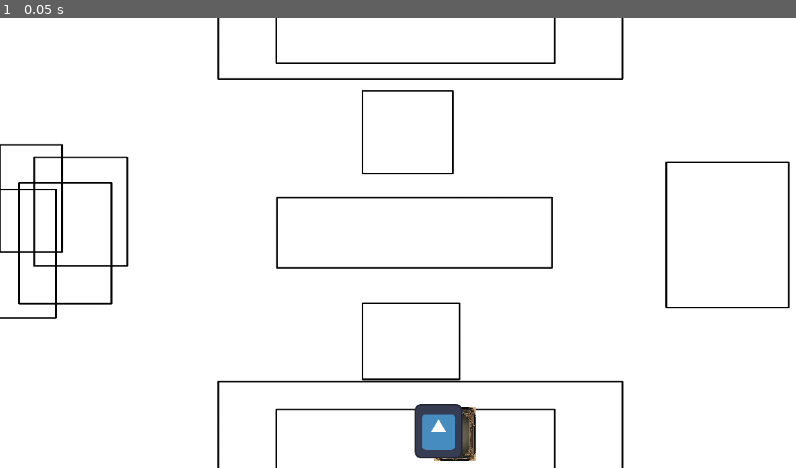
Above: before the commit, frame 1.
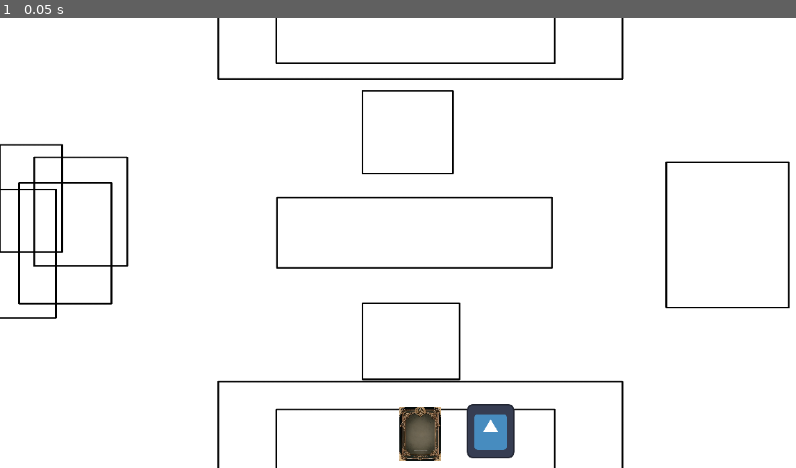
Above: after the commit, the same moment.

Repository: Egonef/ClaimOP
Game: Godot game, scene res://Tablero.tscn
Same seed, same stepped clock (60 frames per second), same inputs: the game is played once before the commit and once after it. The engine's default icon, where the game draws it, is replaced by a stand-in: a white triangle on a blue panel in a dark square.
Inputs:
- Up to frame 1 (0.05 s): no input

The runs differ from the first frame. In frame 1, 1.8% of the frame differs, in the area x 50-65%, y 85-99%.

Commit message:
OLEEEEEEEEEEEEEE

Diff:
--- a/Scripts/handManager.gd
+++ b/Scripts/handManager.gd
@@ -1,16 +1,17 @@
 extends Area2D
 
-var manoxposition = position.x
 
-var vectorPosiciones = [manoxposition, manoxposition + 50]
+var vectorPosiciones = [{"xposition": position.x,"ocupado": false,}, {"xposition": position.x,"ocupado": false,}]
 var possize = vectorPosiciones.size()
-signal ordenar_Cartas(vectorPosiciones, possize)
-# Called when the node enters the scene tree for the first time.
+
+
 func _ready():
-	pass # Replace with function body.
-
+	for n in possize:
+		vectorPosiciones[n].xposition = vectorPosiciones[n].xposition + (100*n)
+		print(vectorPosiciones[n].xposition)
+	print(vectorPosiciones[0].xposition)
 
 # Called every frame. 'delta' is the elapsed time since the previous frame.
 func _process(delta):
-	ordenar_Cartas.emit(vectorPosiciones, possize)
+	# Actualizo el tamaño del vector en caso de que se creen cartas nuevas
 	possize = vectorPosiciones.size()
--- a/Scripts/mousedrag.gd
+++ b/Scripts/mousedrag.gd
@@ -1,8 +1,15 @@
 extends StaticBody2D
 
+# Variable para retener el reposicionamiento cuando coges la carta
+var xlock = true
+# Altura a la que se encuentra la mano
+var ypos = 599
+# Variable para guardar la posicion de la mano de cada carta
+var myhandpos = 0
+# Determina si la carta ya ha sido colocada o no
+var colocada = false
 
-var xlock = true
-var ypos = 599
+
 # Called when the node enters the scene tree for the first time.
 func _ready():
 	pass # Replace with function body.
@@ -22,13 +29,11 @@
 		scale.x = 1
 		scale.y = 1
 
+	if (xlock == true):
+		for n in get_node("%ZonaMano").possize:
+			if (position.x != get_node("%ZonaMano").vectorPosiciones[n].xposition and get_node("%ZonaMano").vectorPosiciones[n].ocupado == false and colocada == false):
+				myhandpos = get_node("%ZonaMano").vectorPosiciones[n].xposition
+				get_node("%ZonaMano").vectorPosiciones[n].ocupado = true
+				colocada = true
 
-
-
-
-func _on_zona_mano_ordenar_cartas(posiciones , possize):
-	if (xlock == true):
-		for n in possize:
-			print("Mi posicion:",position.x," Posicion de la mano: ", posiciones[n])
-			if (position.x != posiciones[n]):
-				position.x = posiciones[n]
+		position.x = myhandpos
--- a/Tablero.tscn
+++ b/Tablero.tscn
@@ -17,7 +17,7 @@
 texture = ExtResource("1_pv7lr")
 
 [node name="Carta" type="StaticBody2D" parent="."]
-position = Vector2(420, 408)
+position = Vector2(175, 210)
 script = ExtResource("2_dojjv")
 
 [node name="CollisionShape2D" type="CollisionShape2D" parent="Carta"]
@@ -28,7 +28,7 @@
 texture = ExtResource("2_cu1hy")
 
 [node name="Carta2" type="StaticBody2D" parent="."]
-position = Vector2(630, 381)
+position = Vector2(116, 381)
 script = ExtResource("2_dojjv")
 
 [node name="CollisionShape2D" type="CollisionShape2D" parent="Carta2"]
@@ -40,5 +40,4 @@
 texture = ExtResource("4_hhoay")
 
 [node name="ZonaMano" parent="." instance=ExtResource("4_k5mrf")]
-
-[connection signal="ordenar_Cartas" from="ZonaMano" to="Carta" method="_on_zona_mano_ordenar_cartas"]
+unique_name_in_owner = true
